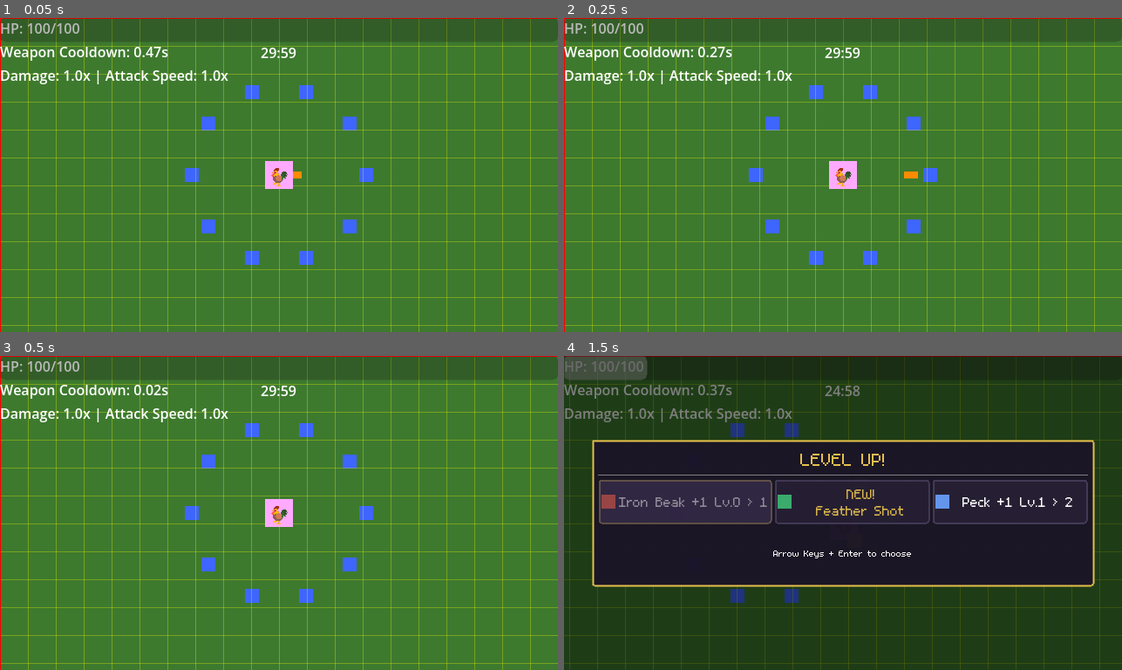
Above: before the commit, frames 1-4 (two rows, left to right).
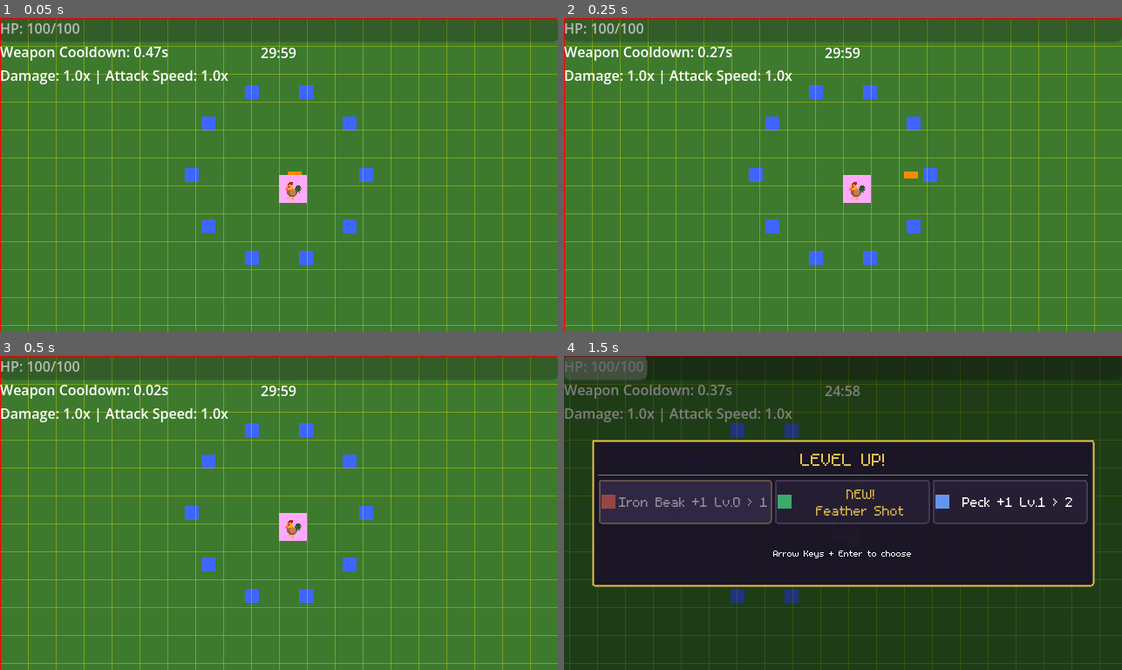
Above: after the commit, the same moments.

Repository: thejoshyee/sarimanok-game
Game: Godot game, scene res://main.tscn
The game is run twice, just before and just after one commit, with the same random seed, the same clock (stepped at 60 frames per second) and the same inputs.
Inputs:
- Up to frame 1 (0.05 s): no input
- Up to frame 2 (0.25 s): no input
- Up to frame 3 (0.5 s): no input
- Up to frame 4 (1.5 s): tap Enter (ui_accept) at 0.5, 0.77 s; hold Right (move_right) 0.53-1.25 s; hold 1 0.53-1.25 s; click "NEW! Spiral Feathers" at 1.25 s

The runs differ from the first frame. In frame 1, 0.7% of the frame differs, in the area x 47-55%, y 45-59%; in frame 2, 0.7%; in frame 3, 0.7%; in frame 4, nothing differs.

Commit message:
feat(audio): add AudioStreamPlayer nodes for SFX playback
Wire up xp_gem, enemy_duwende (hit/death), and player
(level-up) scenes with audio nodes routed to SFX bus.

Diff:
--- /dev/null
+++ b/game/default_bus_layout.tres
@@ -0,0 +1,15 @@
+[gd_resource type="AudioBusLayout" format=3 uid="uid://cp44mb2e6ymxy"]
+
+[resource]
+bus/1/name = &"SFX"
+bus/1/solo = false
+bus/1/mute = false
+bus/1/bypass_fx = false
+bus/1/volume_db = 0.0
+bus/1/send = &"Master"
+bus/2/name = &"Music"
+bus/2/solo = false
+bus/2/mute = false
+bus/2/bypass_fx = false
+bus/2/volume_db = 0.0
+bus/2/send = &"Master"
--- a/game/scenes/enemies/duwende/enemy_duwende.tscn
+++ b/game/scenes/enemies/duwende/enemy_duwende.tscn
@@ -2,6 +2,8 @@
 
 [ext_resource type="Script" uid="uid://141mxbakt2wp" path="res://scripts/enemies/enemy_duwende.gd" id="1_tyx3a"]
 [ext_resource type="Script" uid="uid://oc2uig8ktdeb" path="res://scripts/enemies/debuff_handler.gd" id="2_4db11"]
+[ext_resource type="AudioStream" uid="uid://c2wt2mfr60wky" path="res://assets/audio/sfx/enemy_hit.wav" id="3_lv0fq"]
+[ext_resource type="AudioStream" uid="uid://b1yfkwq146fyj" path="res://assets/audio/sfx/enemy_death.wav" id="4_pj2tg"]
 
 [sub_resource type="CircleShape2D" id="CircleShape2D_bvohl"]
 radius = 16.0
@@ -33,3 +35,11 @@
 [node name="DebuffHandler" type="Node" parent="." unique_id=974833638]
 script = ExtResource("2_4db11")
 metadata/_custom_type_script = "uid://oc2uig8ktdeb"
+
+[node name="HitSFX" type="AudioStreamPlayer2D" parent="." unique_id=1845086177]
+stream = ExtResource("3_lv0fq")
+bus = &"SFX"
+
+[node name="DeathSFX" type="AudioStreamPlayer2D" parent="." unique_id=850615072]
+stream = ExtResource("4_pj2tg")
+bus = &"SFX"
--- a/game/scenes/pickups/xp_gem.tscn
+++ b/game/scenes/pickups/xp_gem.tscn
@@ -1,6 +1,7 @@
 [gd_scene format=3 uid="uid://c4axbwvhgx20o"]
 
 [ext_resource type="Script" uid="uid://dohq2o0q1h81v" path="res://scripts/pickups/xp_gem.gd" id="1_m8kyv"]
+[ext_resource type="AudioStream" uid="uid://4vajbdbx0snq" path="res://assets/audio/sfx/xp_pickup.wav" id="2_q6eup"]
 
 [sub_resource type="CircleShape2D" id="CircleShape2D_3wtga"]
 radius = 8.0
@@ -20,3 +21,7 @@
 offset_bottom = 8.0
 pivot_offset = Vector2(8, 8)
 color = Color(0.24160764, 0.4018815, 1, 1)
+
+[node name="AudioStreamPlayer2D" type="AudioStreamPlayer2D" parent="." unique_id=1020574308]
+stream = ExtResource("2_q6eup")
+bus = &"SFX"
--- a/game/scenes/player/player.tscn
+++ b/game/scenes/player/player.tscn
@@ -3,6 +3,7 @@
 [ext_resource type="Script" uid="uid://cqbsby13fcsdd" path="res://scripts/player/player.gd" id="1_8afob"]
 [ext_resource type="Resource" uid="uid://cryrpg8b36ia6" path="res://resources/classic_sarimanok_stats.tres" id="2_dovo2"]
 [ext_resource type="PackedScene" uid="uid://dv8mawj3jcn5l" path="res://weapons/scenes/weapon_manager.tscn" id="3_gmlin"]
+[ext_resource type="AudioStream" uid="uid://b1fnyggv0lqd1" path="res://assets/audio/sfx/level_up.wav" id="4_lvxji"]
 
 [sub_resource type="RectangleShape2D" id="RectangleShape2D_dovo2"]
 size = Vector2(32, 32)
@@ -61,10 +62,8 @@
 stats = ExtResource("2_dovo2")
 
 [node name="VisualSprite" type="ColorRect" parent="." unique_id=66661202]
-offset_left = -16.0
-offset_top = -16.0
-offset_right = 16.0
-offset_bottom = 16.0
+offset_right = 32.0
+offset_bottom = 32.0
 color = Color(1.353256, 0.6651851, 1.2282239, 1)
 
 [node name="Label" type="Label" parent="VisualSprite" unique_id=1804352982]
@@ -102,3 +101,7 @@
 shape = SubResource("CircleShape2D_gmlin")
 
 [node name="WeaponManager" parent="." unique_id=2001654836 instance=ExtResource("3_gmlin")]
+
+[node name="LevelUpSFX" type="AudioStreamPlayer" parent="." unique_id=781465842]
+stream = ExtResource("4_lvxji")
+bus = &"SFX"
Not shown, changed: .taskmaster/tasks/tasks.json
